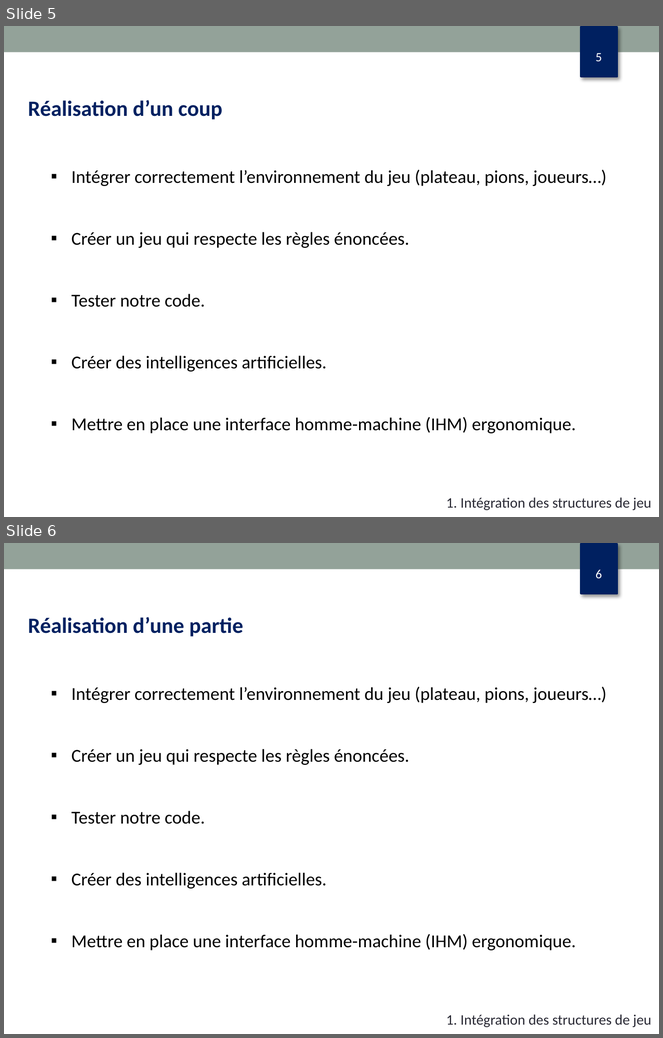
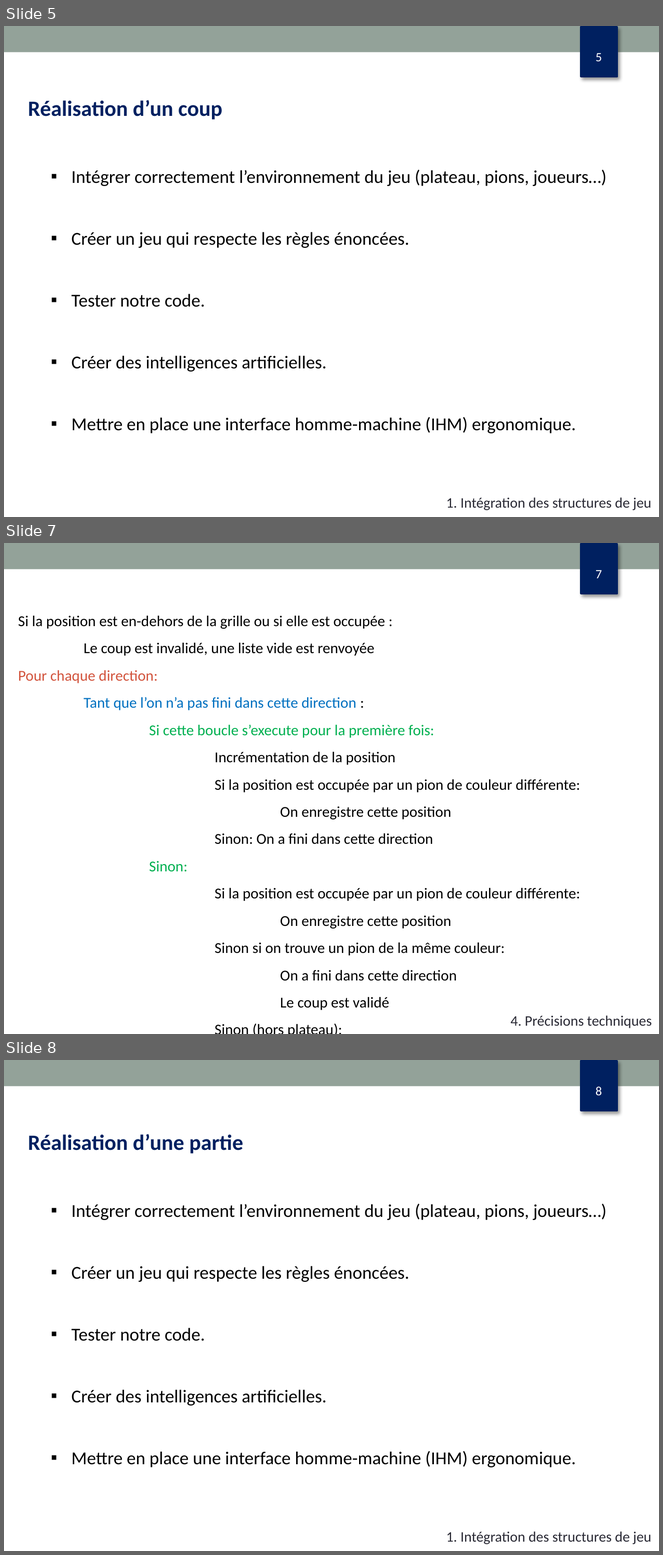
Before and after one commit to dupondth/othello, a slide deck: diapo_oral.pptx. Shown one above the other, each under a label of ours: slides 5 and 6 before the commit, slides 5, 7 and 8 after it; the slides between them are not shown. The pictures are 663x1038 and 663x1555 pixels, drawn with LibreOffice and Linux fonts; fonts in the diff are those of the drawing. Boxes give left, top, right and bottom in pixels: in the first picture for what was removed or moved away, otherwise in the second. Text is boxed around its words. In the diff, an @@ line names an element or a change of style, - is before the commit and + after.

Commit message:
Changements structure diapo et ajout de la partie IHM et methode coupValide

```diff
--- a/diapo_oral.pptx
+++ b/diapo_oral.pptx
@@ slide 7 added at <box>4,543,659,1034</box>, background #FFFFFF; not listed: 3 template elements that a slide beside it also shows @@
@@ text added at <box>18,615,580,1010</box>, 16.6 pt, text #000000 @@
+Si la position est en-dehors de la grille ou si elle est occupée :
+Le coup est invalidé, une liste vide est renvoyée
+Pour chaque direction:
+Tant que l’on n’a pas fini dans cette direction :
+Si cette boucle s’execute pour la première fois:
+Incrémentation de la position
+Si la position est occupée par un pion de couleur différente:
+On enregistre cette position
+Sinon: On a fini dans cette direction
+Sinon:
+Si la position est occupée par un pion de couleur différente:
+On enregistre cette position
+Sinon si on trouve un pion de la même couleur:
+On a fini dans cette direction
+Le coup est validé
+Sinon (hors plateau):
+On a fini dans cette direction, le coup n’est pas valide
@@ text added at <box>510,1016,652,1029</box>, 16 pt, text #292934 @@
+4. Précisions techniques
@@ what was slide 6 is now slide 8 @@
@@ page number at <box>596,1087,602,1095</box>: text changed @@
-6
+8
```
Also in this commit, not shown: 4 slides changed, 1 other slide added, 1 slide removed.
